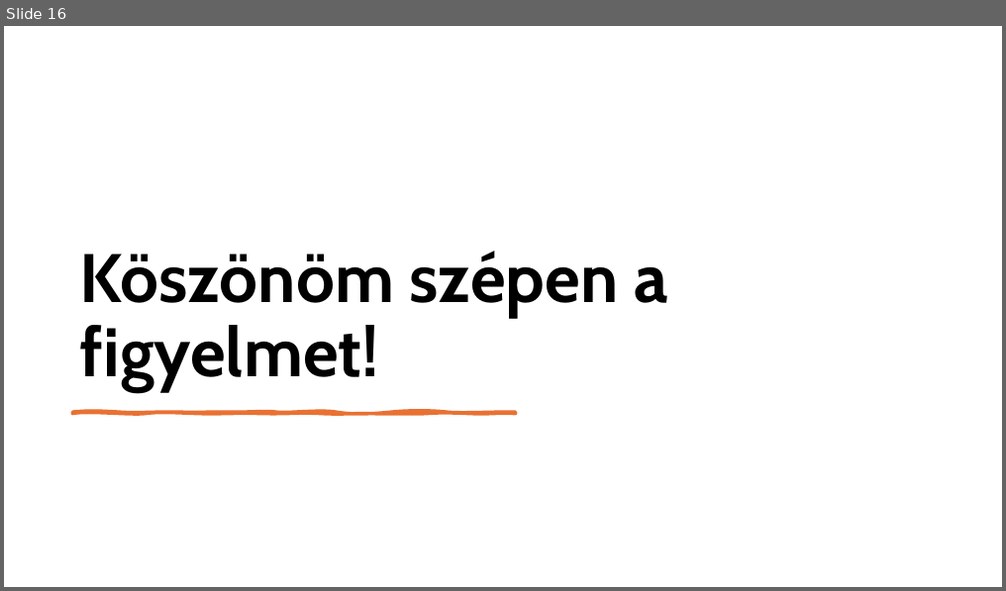
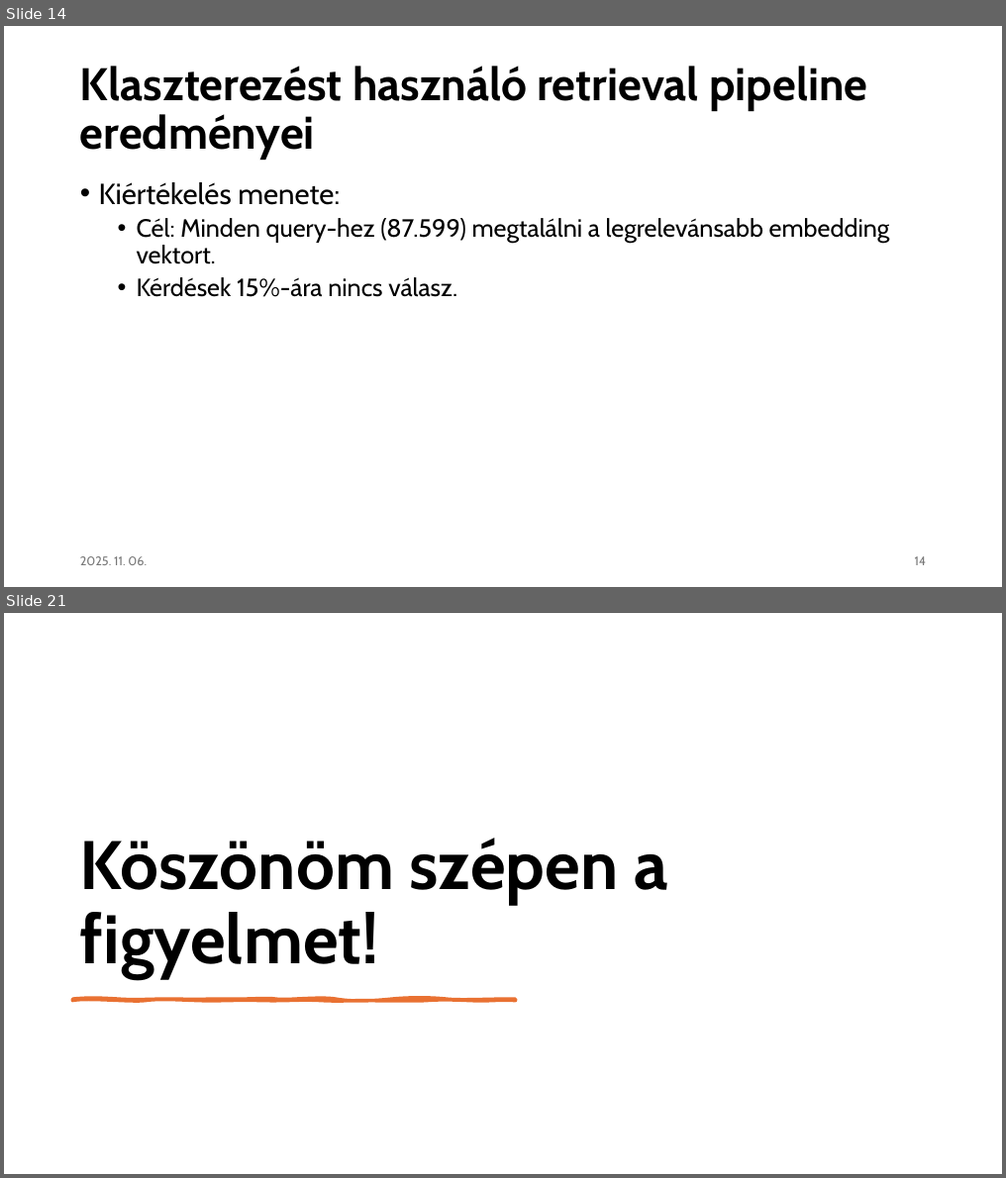
Before and after one commit to czotterbenedek/rag-onlineclustering-optimization, a slide deck: tdk/tdk_v1.pptx. Shown one above the other, each under a label of ours: slide 16 before the commit, slides 14 and 21 after it; the slides between them are not shown. The pictures are 1006x591 and 1006x1178 pixels, drawn with LibreOffice and Linux fonts; fonts in the diff are those of the drawing. Boxes give left, top, right and bottom in pixels: in the first picture for what was removed or moved away, otherwise in the second. Text is boxed around its words. In the diff, an @@ line names an element or a change of style, - is before the commit and + after.

```diff
--- a/tdk/tdk_v1.pptx
+++ b/tdk/tdk_v1.pptx
@@ slide 14 added at [4,26,1002,587], background #FFFFFF @@
@@ title added at [80,66,867,160], 44 pt, text #000000, bold @@
+Klaszterezést használó retrieval pipeline eredményei
@@ text added at [99,182,890,297], 24 pt, text #000000 @@
+• Kiértékelés menete:
+  • Cél: Minden query-hez (87.599) megtalálni a legrelevánsabb embedding vektort.
+  • Kérdések 15%-ára nincs válasz.
@@ text added at [80,557,147,566], 12 pt, text #797979 @@
+2025. 11. 06.
@@ page number added at [915,557,926,566], 12 pt, text #797979 @@
+14
@@ what was slide 16 is now slide 21 @@
```
Also in this commit, not shown: 15 slides changed, 4 other slides added, 2 other files.
